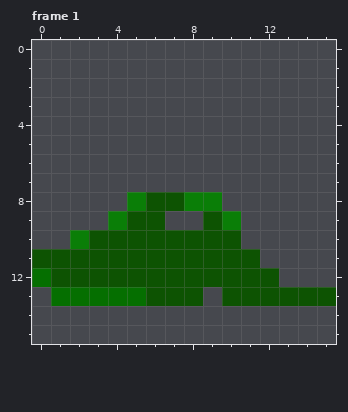
Pixel-art file, stored at game/core/assets/enemy-slime.ase. The picture above was drawn from the file before the commit.
16x16 pixels, 3 frames. Shown: frame 1. The commit also changed other frames, which this record leaves out.
And afterwards:
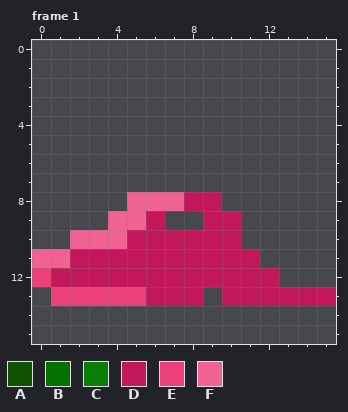
Palette (. is transparent): A #0d5302  B #056f00  C #0a7e07  D #c2185b  E #ec407a  F #f06292
The edit:
Changed rows in their new state; - is an unchanged pixel.
Frame 1:
first column x 0:
 8 -----FFFDD------
 9 ----FFD--DD-----
10 --FFFDDDDDD-----
11 FFDDDDDDDDDD----
12 EDDDDDDDDDDDD---
13 -EEEEEDDD-DDDDDD
Where, in picture pixels (left, top, right, bottom), the same in both pictures:
changed: (32, 192, 336, 306)
